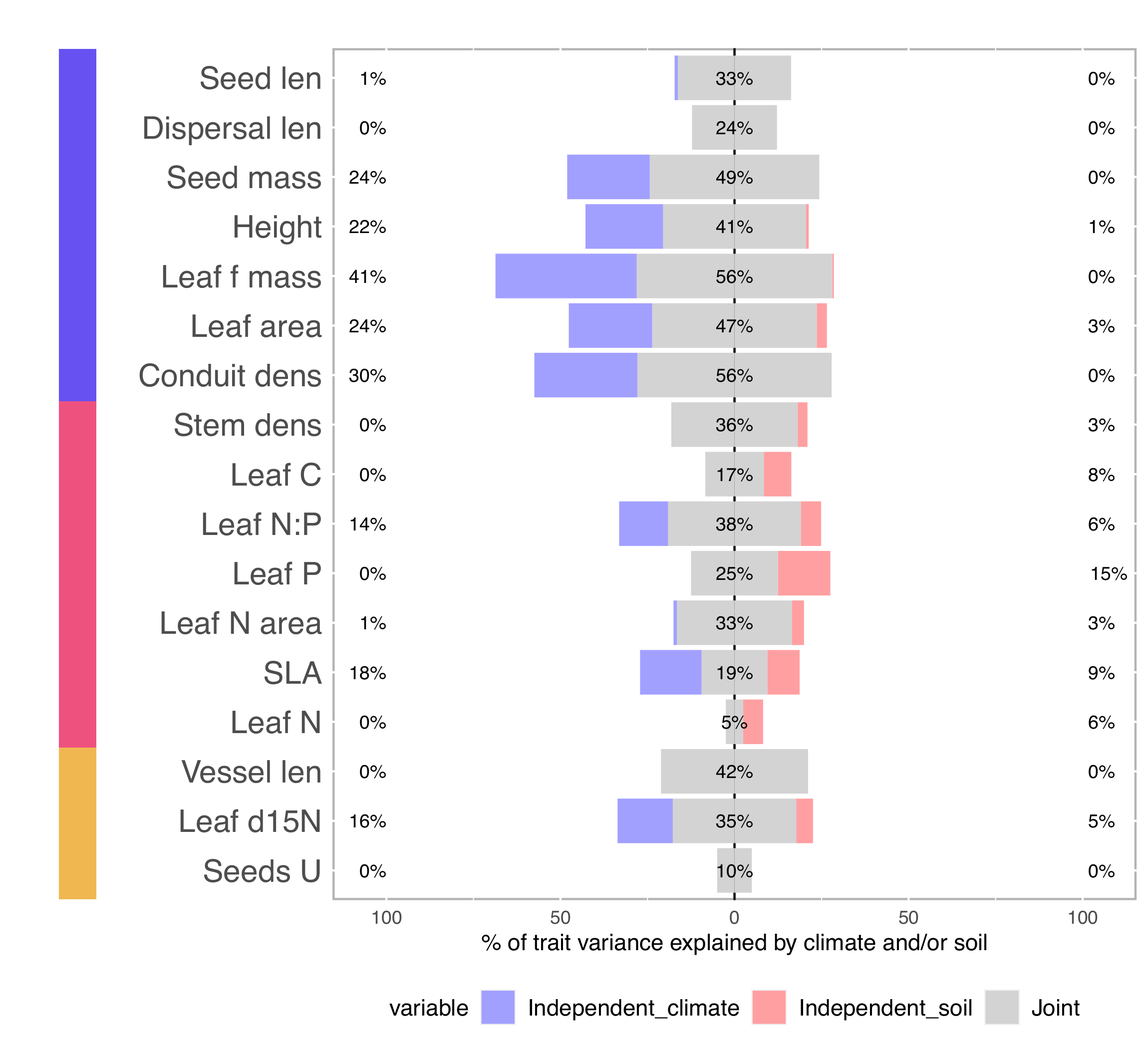
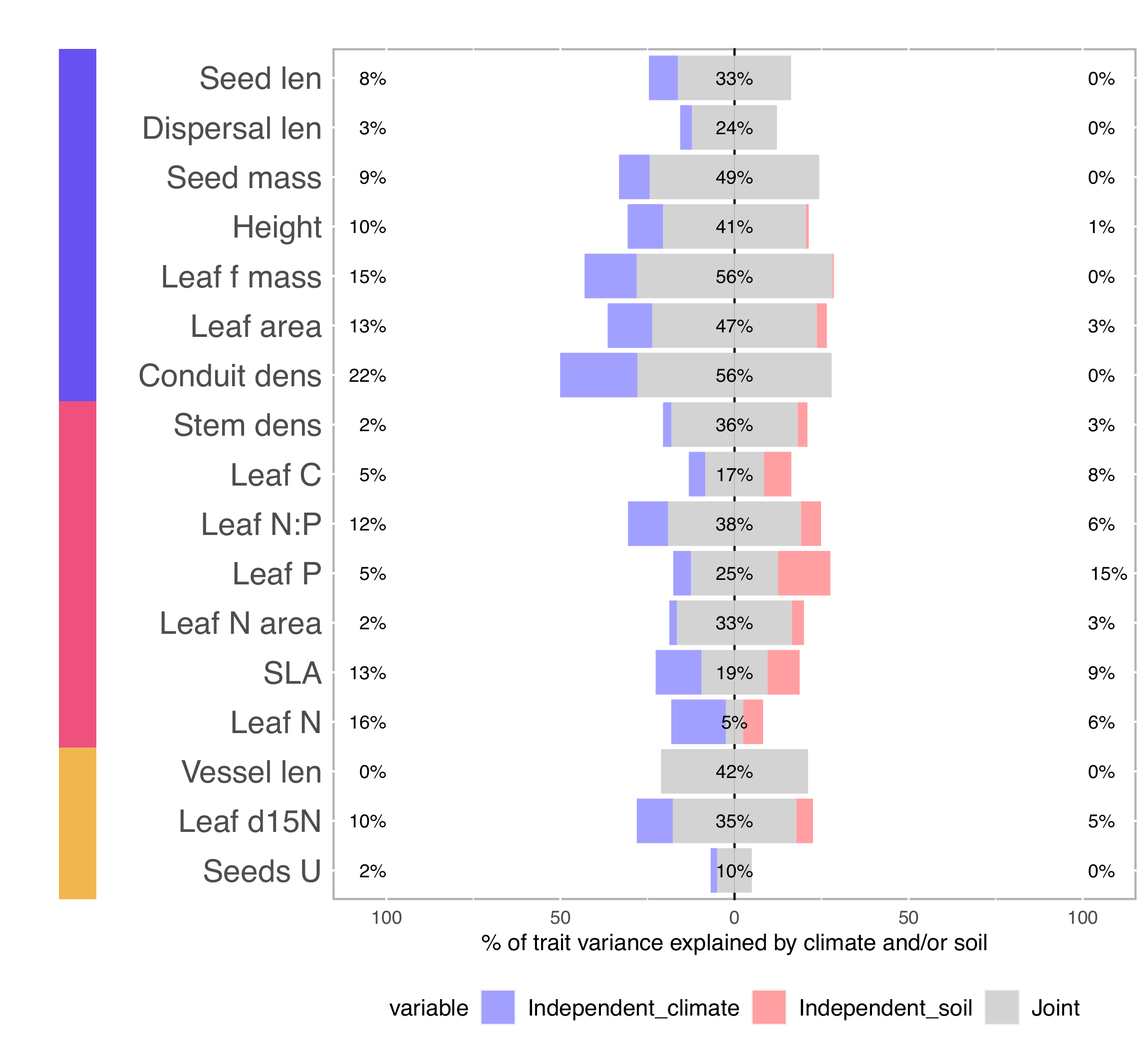
Before/after of a (1148, 1048) layered artwork. What changed in the layer stack:
added layer "1001" above "figure_3b_R.pdf" over [348, 55, 727, 893]
hid "figure_3b_R.pdf" over [348, 55, 727, 893]
